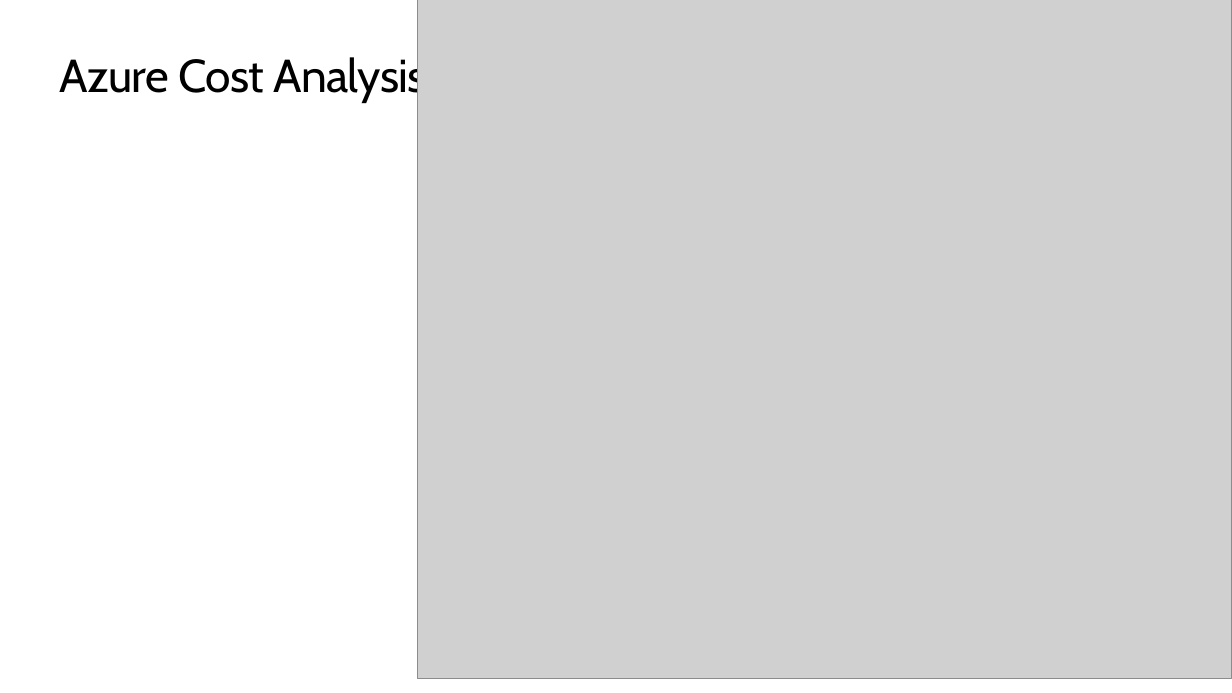
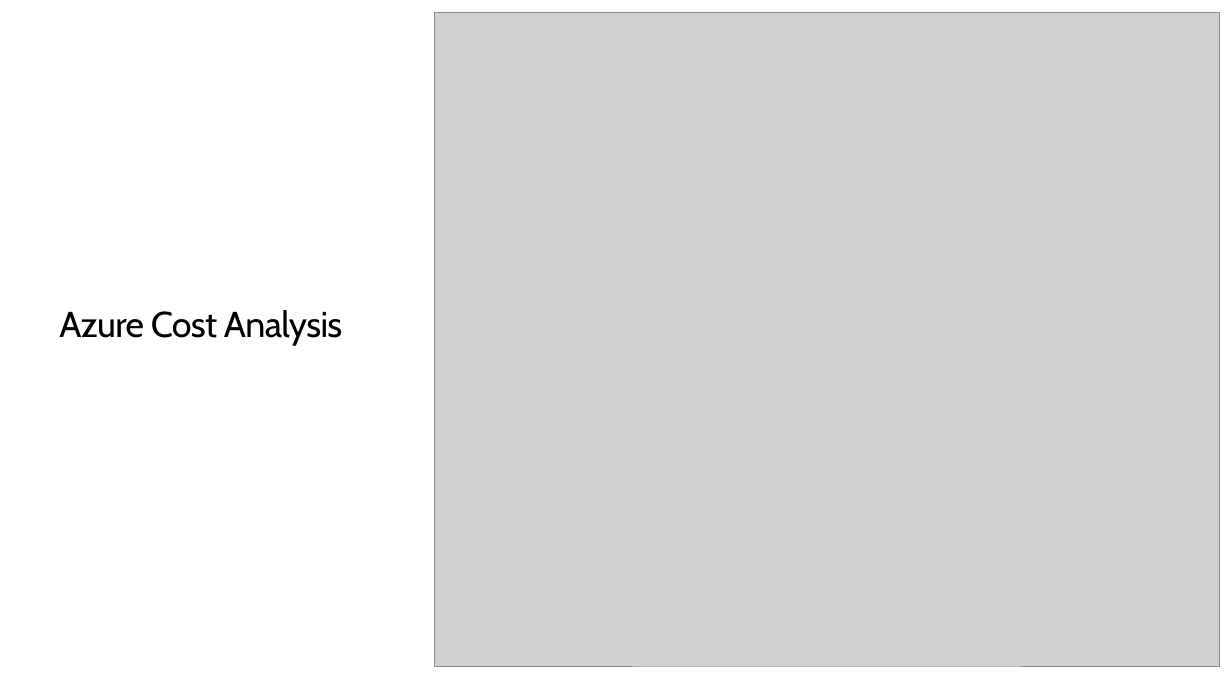
Before and after one commit to peterperov/MSFTCSA, a slide deck: slide 4 of 126-AzureCost/Azure Cost PBI BootCamp.pptx. Drawn at 1232x693 pixels with LibreOffice and Linux fonts; fonts in the diff are those of the drawing; grey boxes stand for pictures; background and template pictures are left out. Boxes give left, top, right and bottom in pixels: in the first picture for what was removed or moved away, otherwise in the second. Text is boxed around its words. In the diff, an @@ line names an element or a change of style, - is before the commit and + after.

```diff
--- a/126-AzureCost/Azure Cost PBI BootCamp.pptx
+++ b/126-AzureCost/Azure Cost PBI BootCamp.pptx
@@ picture: place and size @@
-picture at [418,0,1232,678]
+picture at [434,12,1220,666]
@@ title "Azure Cost Analysis": place and size @@
-title "Azure Cost Analysis" at [59,53,427,103]
+title "Azure Cost Analysis" at [59,310,342,345]
@@ title "Azure Cost Analysis" at [59,310,342,345]: size 36 to 28 pt @@
```
Also in this commit, not shown: 5 slides added, 1 other file.
